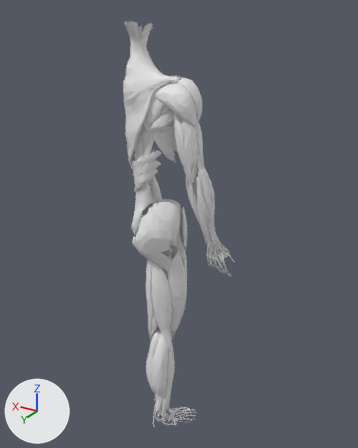
The glTF model body-map/muscles.glb, before and after one commit.
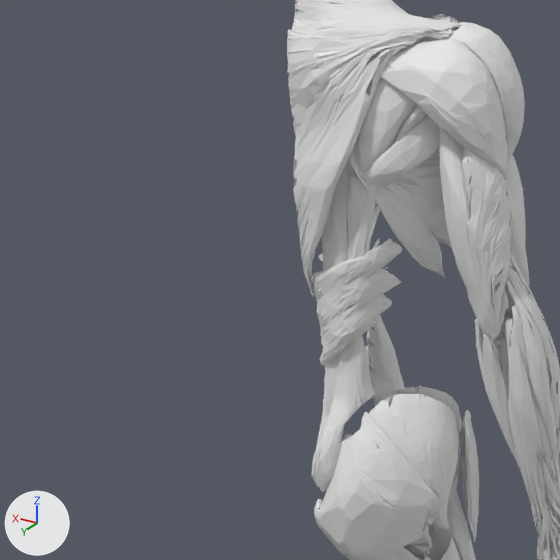
Each version is shown whole from a 50 mm camera at (-0.94, 1.246, 1.532) aimed at (-0.113, -0.132, 0.843), then close up on the part from 8% to 60% of the width and 16% to 57% of the height. Every picture has the same lights, and +X, +Y and +Z are marked at lower left. The older version's two pictures come first. The close-ups show mesh edges as thin lines.

Names of what the first close-up shows: 'mu_deltoid_0', 'mu_deltoid_2', 'mu_erector_spinae_1', 'mu_extensor_digitorum_0', 'mu_gluteus_maximus_0', 'mu_gluteus_medius_minimus_0', 'mu_serratus_anterior_0', 'mu_serratus_posterior_inferior_0', 'mu_trapezius_0', 'mu_trapezius_2', 'mu_triceps_0', 'mu_triceps_1' and 37 more.
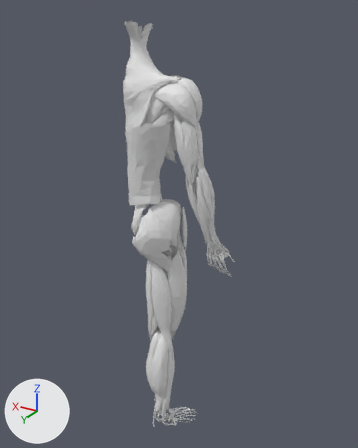
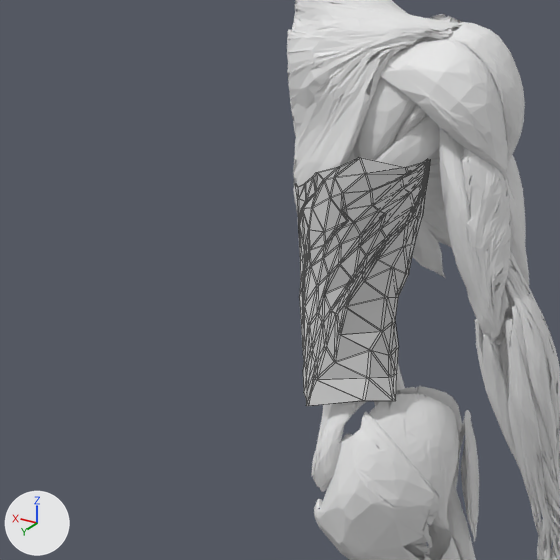
Pixel boxes [x1, y1, x2, y2] of what changed, in the close-ups (560 x 560 px):
```json
{"object": "mu_latissimus_dorsi_0", "change": "added", "after": [295, 157, 430, 406]}
{"object": "mu_serratus_posterior_inferior_0", "change": "unchanged, covered by the edit", "before": [311, 239, 402, 366]}
{"object": "mu_erector_spinae_1", "change": "unchanged, covered by the edit", "before": [311, 184, 381, 491], "after": [311, 401, 368, 491]}
{"object": "mu_erector_spinae_5", "change": "unchanged, covered by the edit", "before": [316, 167, 350, 448], "after": [316, 404, 332, 448]}
{"object": "mu_iliopsoas_1", "change": "unchanged, covered by the edit", "before": [365, 314, 405, 406], "after": [374, 364, 405, 406]}
```

Scene script edits in JSON lines:
```json
{"op": "add", "block": "me_mu_latissimus_dorsi_0", "code": ["me_mu_latissimus_dorsi_0 = bpy.data.meshes.new('mu_latissimus_dorsi_0')", "me_mu_latissimus_dorsi_0.from_pydata(...)  # 244 vertices, 410 faces; spans x -0.164..0.002, y -0.092..0.036, z 0.934..1.291"]}
{"op": "add", "block": "ob_mu_latissimus_dorsi_0", "code": ["ob_mu_latissimus_dorsi_0 = bpy.data.objects.new('mu_latissimus_dorsi_0', me_mu_latissimus_dorsi_0)", "ob_mu_latissimus_dorsi_0.location = (0.0, 0.0, 0.0)"]}
```
